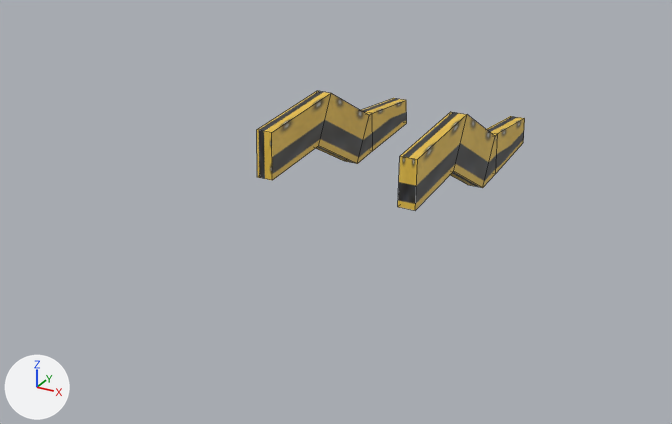
One commit to the Blender file _temporary/HARVESTER/euf_harvester.blend: the scene before it, then after it.
The view is the same before and after, from a 50 mm lens placed at (3.95, -7.55, 4.45), pointed at (-0.51, 0.57, 0.39). Lighting does not change. The marker at lower left points along +X, +Y and +Z. Mesh edges are drawn as thin lines.

The older version as bpy lines, for what is in view:
```python
ob_cube = bpy.data.objects.new('Cube', me_cube)
ob_cube.location = (0.0, 0.0, 0.327)
ob_cube_001 = bpy.data.objects.new('Cube.001', me_cube_001)
ob_cube_001.location = (1.96, 0.0, 0.327)
ob_cube_002 = bpy.data.objects.new('Cube.002', me_cube_002)
ob_cube_002.location = (0.0, 4.54, 0.952)
ob_cube_002.rotation_euler = (0.0766, 0.0, 0.0)  # degrees (4.4, 0, 0)
ob_cube_003 = bpy.data.objects.new('Cube.003', me_cube_003)
ob_cube_003.location = (0.199, 2.017, 0.482)
ob_cube_003.rotation_euler = (0.0766, 0.0, 0.0)  # degrees (4.4, 0, 0)
ob_cube_004 = bpy.data.objects.new('Cube.004', me_cube_004)
ob_cube_004.location = (0.0, 0.0, 1.693)
ob_cube_004.scale = (0.679, 0.679, 0.679)
ob_cube_005 = bpy.data.objects.new('Cube.005', me_cube_005)
ob_cube_005.location = (1.96, 0.0, 0.327)
ob_cylinder = bpy.data.objects.new('Cylinder', me_cylinder)
ob_cylinder.location = (0.0, 3.592, 0.792)
ob_cylinder.rotation_euler = (1.571, 1.494, 1.571)  # degrees (90, 86, 90)
ob_cylinder.scale = (0.837, 0.837, 0.837)
```
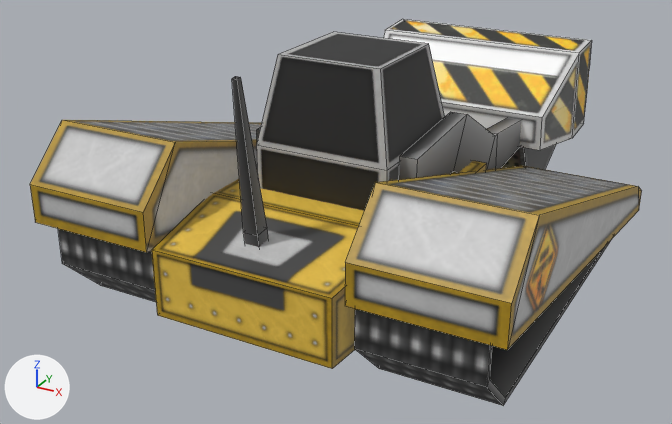
The change in detail:
me_cylinder has 16 vertices, 10 faces and spans x -1.0..1.0, y -1.0..1.0, z -1.0..1.0.
me_cylinder is used by ob_cylinder; location (0.0, 3.592, 0.792); rotation (1.571, 1.494, 1.571), in degrees (90, 86, 90); scale (0.837, 0.837, 0.837).
me_cylinder part 7: texture (UV) coordinates of 10 of 10 faces, centred in x -0.85..0.85, y -0.85..0.85, z -1.0..1.0, changed; they spanned u 0.64..0.8, v 0.0..0.59 and now span u 0.82..0.9, v 0.5..0.8.
me_cube_002 has 16 vertices, 14 faces and spans x -1.26..1.26, y -1.98..0.03, z -0.17..0.91.
me_cube_002 is used by ob_cube_002; location (0.0, 4.54, 0.952); rotation (0.0766, 0.0, 0.0), in degrees (4.4, 0, 0).
me_cube_002 part 1: texture (UV) coordinates of 14 of 14 faces, centred in x -1.26..1.26, y -1.98..0.03, z -0.17..0.91, changed; they spanned u 0.0..1.0, v 0.0..0.99 and now span u 0.58..1.0, v 0.53..0.99.
me_cube_005 has 24 vertices, 22 faces and spans x -4.24..0.32, y -1.99..2.62, z -0.12..1.42.
me_cube_005 is used by ob_cube_005; location (1.96, 0.0, 0.327).
me_cube_005 part 2: texture (UV) coordinates of 22 of 22 faces, centred in x -4.24..0.32, y -1.99..2.62, z 0.0..1.18, changed; they spanned u 0.75..1.0, v 0.0..0.6 and now span u 0.73..1.0, v 0.5..0.86.
me_cube_003 has 40 vertices, 36 faces and spans x -1.05..0.65, y -2.39..0.71, z 0.21..1.26.
me_cube_003 is used by ob_cube_003; location (0.199, 2.017, 0.482); rotation (0.0766, 0.0, 0.0), in degrees (4.4, 0, 0).
me_cube_003 part 3: texture (UV) coordinates of 36 of 36 faces, centred in x -1.05..0.65, y -2.36..0.71, z 0.21..1.26, changed; they spanned u 0.33..0.37, v 0.95..0.99 and now span u 0.68..0.69, v 0.98..0.99.
me_cube has 16 vertices, 14 faces and spans x -1.0..1.0, y -2.03..1.74, z -0.01..0.76.
me_cube is used by ob_cube; location (0.0, 0.0, 0.327).
me_cube part 4: texture (UV) coordinates of 14 of 14 faces, centred in x -1.0..1.0, y -2.03..1.74, z 0.01..0.76, changed; they spanned u 0.0..0.46, v 0.18..0.99 and now span u 0.5..0.73, v 0.59..1.0.
me_cube_001 has 64 vertices, 60 faces and spans x -4.08..0.16, y -1.89..2.48, z -0.32..1.28.
me_cube_001 is used by ob_cube_001; location (1.96, 0.0, 0.327).
me_cube_001 part 5: texture (UV) coordinates of 60 of 60 faces, centred in x -4.08..0.16, y -1.89..2.48, z -0.32..1.05, changed; they spanned u 0.3..0.73, v 0.0..0.67 and now span u 0.68..0.81, v 0.5..0.98.
me_cube_004 has 12 vertices, 9 faces and spans x -1.0..1.0, y -1.0..1.0, z -1.0..0.99.
me_cube_004 is used by ob_cube_004; location (0.0, 0.0, 1.693); scale (0.679, 0.679, 0.679).
me_cube_004 part 6: texture (UV) coordinates of 9 of 9 faces, centred in x -1.0..1.0, y -1.0..1.0, z -0.63..0.99, changed; they spanned u 0.12..0.45, v 0.0..0.19 and now span u 0.56..0.72, v 0.5..0.6.
Mesh me_cube_006 is new.
It has 12 vertices, 9 faces and spans x -2.6..-0.6, y -2.1..2.0, z -1.1..19.9.
It uses material mat_euf_harvester_bmp (picture img_euf_harvester_bmp).
Object 'Cylinder' (ob_cylinder) is now shown.
Object 'Cube.002' (ob_cube_002) is now shown.
Object 'Cube.005' (ob_cube_005) is now shown.
Object 'Cube' (ob_cube) is now shown.
Object 'Cube.001' (ob_cube_001) is now shown.
Object 'Cube.004' (ob_cube_004) is now shown.
Object 'Cube.006' (ob_cube_006) is new; it shows me_cube_006.
Its location is (0.0, -1.626, 1.055).
Its scale is (0.0725, 0.0725, 0.0725).

Where the change shows, as pixel boxes (x1, y1, x2, y2) in the pictures (672 x 424 px):
'Cube.005', shown
    after: (30, 120, 642, 350)
'Cube', shown
    after: (152, 161, 486, 369)
'Cube.004', shown
    after: (256, 32, 445, 211)
'Cube.002', shown
    after: (383, 19, 592, 150)
'Cube.001', shown (black)
    after: (58, 229, 612, 405)
'Cube.006', added
    after: (232, 76, 268, 247)
'Cylinder', shown
    after: (501, 145, 556, 170)
part 3 of me_cube_003, surface changed (yellow to grey)
    before: (257, 91, 525, 210)
    after: (257, 112, 521, 180)
